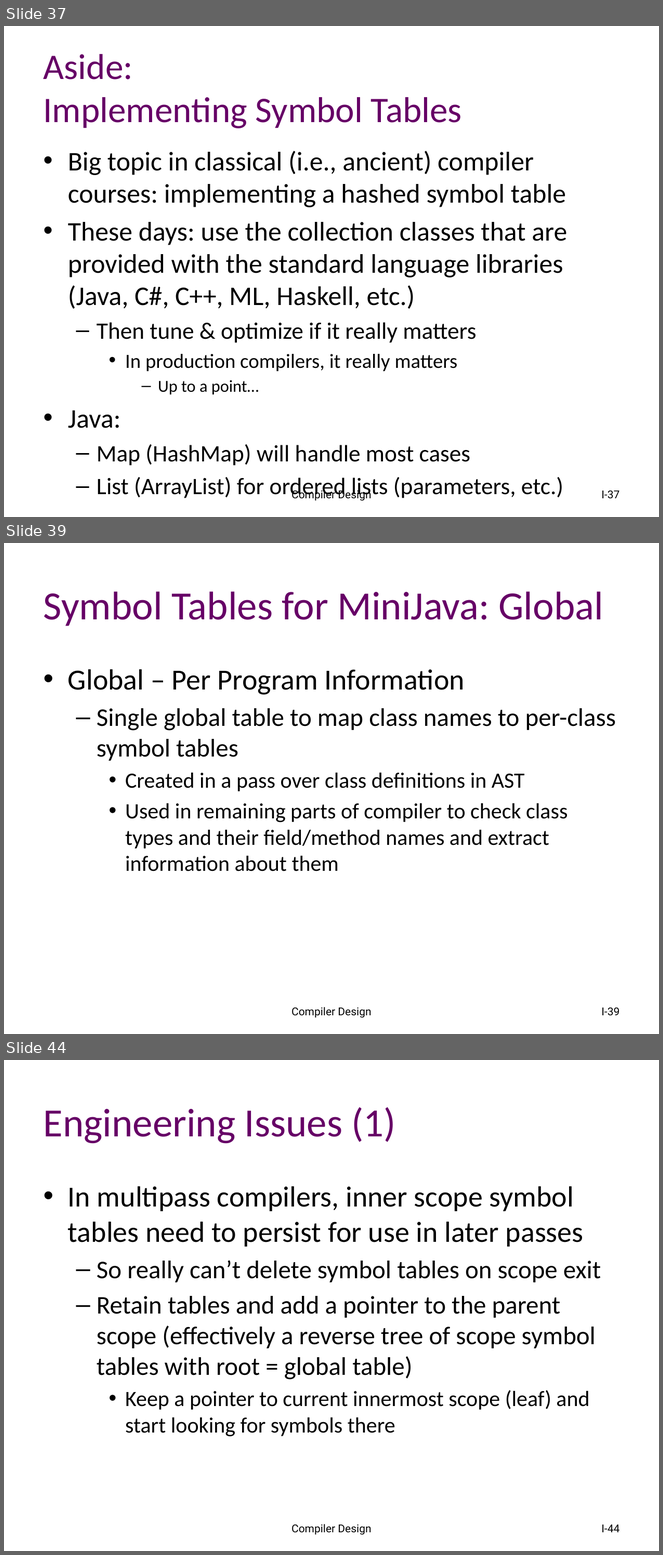
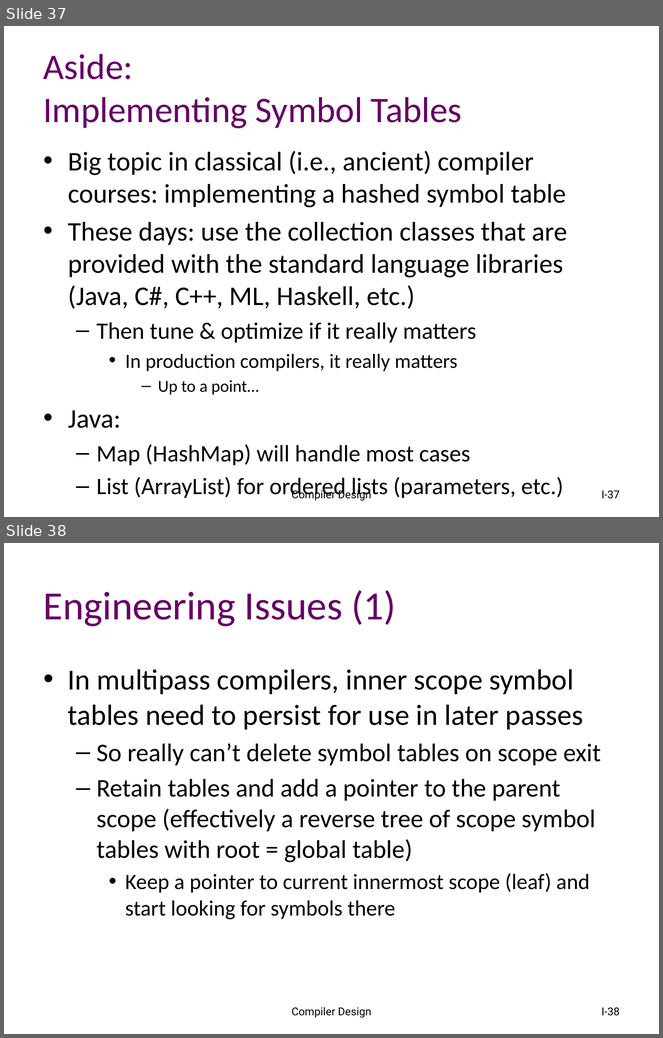
Before and after one commit to atu-se/atu.innomadic.com, a slide deck: courses/compilers/lectures/I-semantics.pptx. Shown one above the other, each under a label of ours: slides 37, 39 and 44 before the commit, slides 37 and 38 after it; the slides between them are not shown. The pictures are 663x1555 and 663x1038 pixels, drawn with LibreOffice and Linux fonts; fonts in the diff are those of the drawing. Boxes give left, top, right and bottom in pixels: in the first picture for what was removed or moved away, otherwise in the second. Text is boxed around its words. In the diff, an @@ line names an element or a change of style, - is before the commit and + after.

```diff
--- a/courses/compilers/lectures/I-semantics.pptx
+++ b/courses/compilers/lectures/I-semantics.pptx
@@ slide 39 removed at [4, 543, 659, 1034], background #FFFFFF @@
@@ title removed at [44, 591, 604, 626] @@
-Symbol Tables for MiniJava: Global
@@ text removed at [68, 669, 616, 872] @@
-• Global – Per Program Information
-  – Single global table to map class names to per-class symbol tables
-    • Created in a pass over class definitions in AST
-    • Used in remaining parts of compiler to check class types and their field/method names and extract information about them
@@ text removed at [292, 1007, 371, 1018] @@
-Compiler Design
@@ page number removed at [601, 1008, 620, 1016] @@
-I-39
@@ what was slide 44 is now slide 38 @@
@@ page number at [601, 1008, 620, 1016]: text changed @@
-I-44
+I-38
```
Also in this commit, not shown: 18 slides changed, 6 other slides removed.
